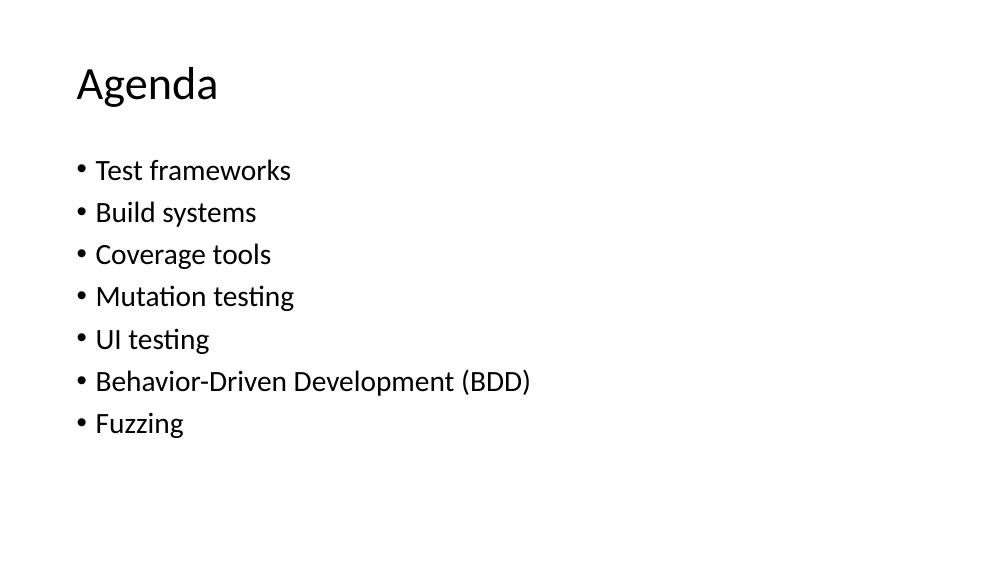
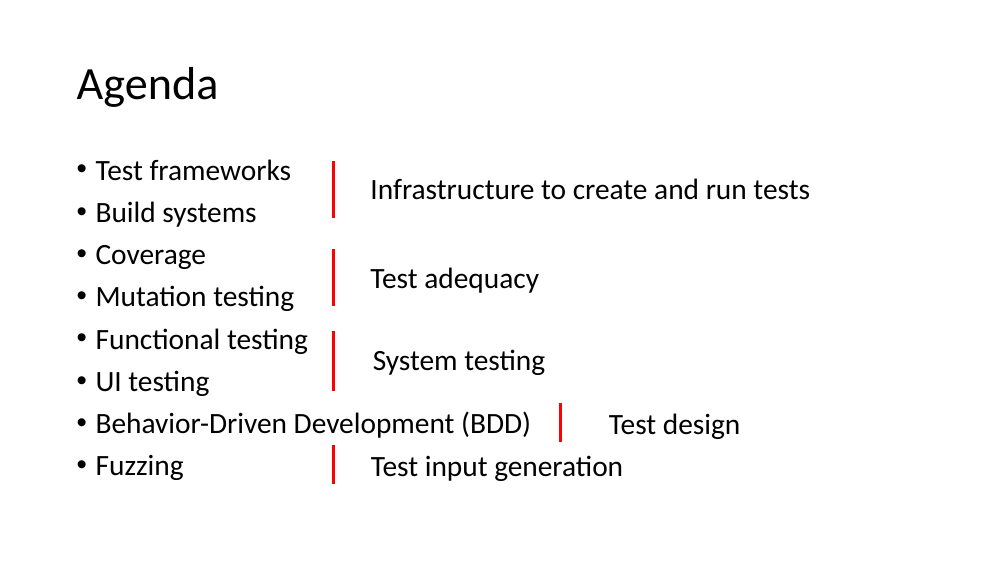
Before and after one commit to damorim/testing-cin-minicourse, a slide deck: slide 49 of testing-minicourse.pptx (slide 45 before the commit). Drawn at 1008x567 pixels with LibreOffice and Linux fonts; fonts in the diff are those of the drawing. Boxes give left, top, right and bottom in pixels: in the first picture for what was removed or moved away, otherwise in the second. Text is boxed around its words. In the diff, an @@ line names an element or a change of style, - is before the commit and + after.

```diff
--- a/testing-minicourse.pptx
+++ b/testing-minicourse.pptx
@@ line added from (334, 161) to (334, 219), #FF0000 3 pt @@
@@ text added at (370, 178, 810, 200), 28 pt, text #000000 @@
+Infrastructure to create and run tests
@@ text at (96, 245, 206, 269): text changed @@
-• Coverage tools
+• Coverage
@@ line added from (334, 249) to (334, 306), #FF0000 3 pt @@
@@ text added at (370, 267, 539, 293), 28 pt, text #000000 @@
+Test adequacy
@@ text at (96, 328, 308, 354): paragraph added @@
+• Functional testing
@@ line added from (334, 331) to (334, 391), #FF0000 3 pt @@
@@ text added at (373, 349, 545, 375), 28 pt, text #000000 @@
+System testing
@@ line added from (561, 403) to (561, 442), #FF0000 3 pt @@
@@ text added at (609, 413, 741, 439), 28 pt, text #000000 @@
+Test design
@@ line added from (334, 445) to (334, 485), #FF0000 3 pt @@
@@ text added at (371, 455, 623, 481), 28 pt, text #000000 @@
+Test input generation
```
Also in this commit, not shown: 19 other slides changed, 30 slides added, 4 slides removed.
